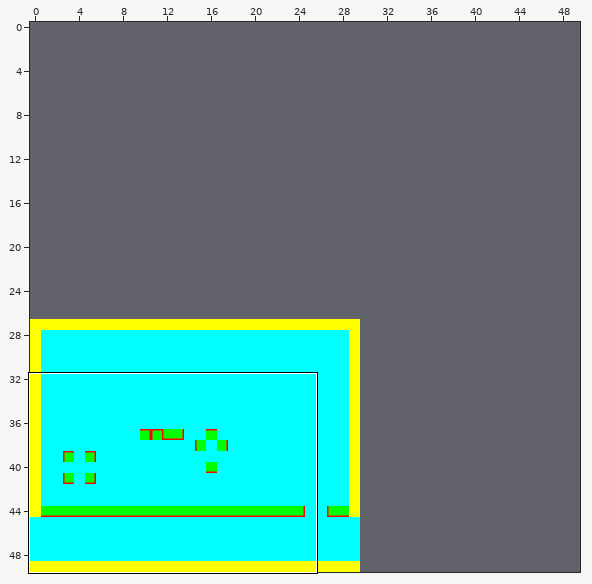
A Tiled map gets an edit: assets/map0.tmx. The picture above shows the old version from afar; the outline marks the close-up.
Close-up. Before the edit:
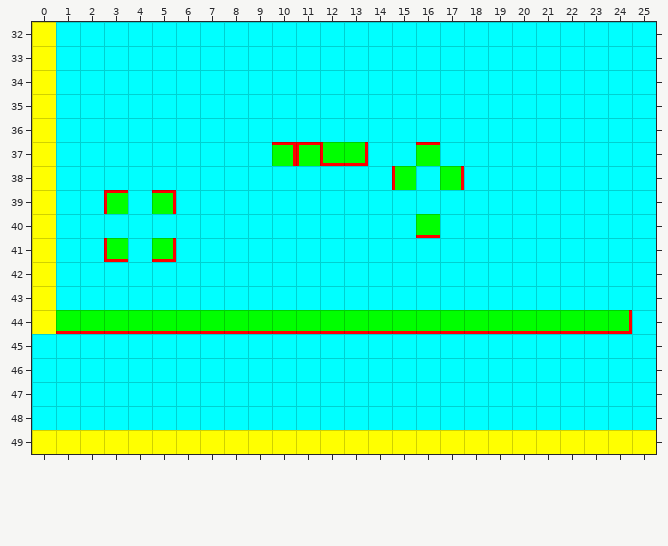
Cells are 16x16 px. Shown: x 0..25, y 32..49. The commit also changed other parts of the map, which this record leaves out. The old version is drawn lined up with the new one.
Now the later version:
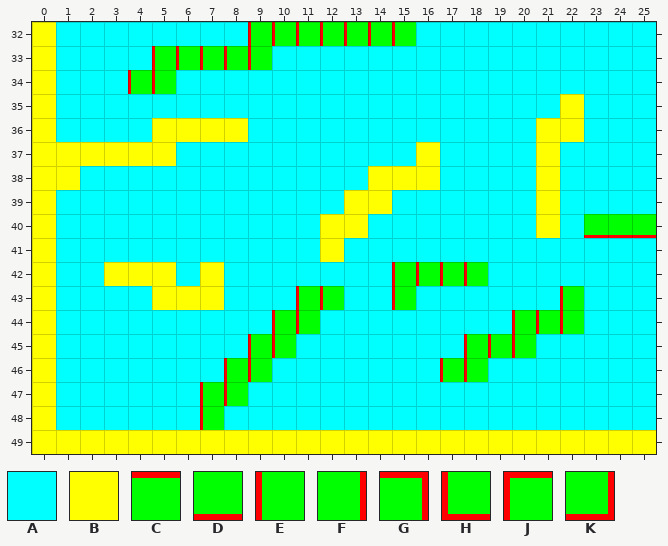
Key: from "Colisoes": A 0, B 1, C 2, D 2 flipped up-down, E 2 turned 270, F 2 turned 90, G 3, H 3 turned 180, J 3 turned 270, K 3 turned 90.
_ is an empty cell.
Changes in this commit:
map size 30x30 -> 50x50 cells (old content now starts at 0,27; both pictures use the new coordinates)
Layer "Camada de Blocos 1":
y 32: x 9..15 AAAAAAA -> EEEEEEE
y 33: x 5..9 AAAAA -> EEEEE
y 34: x 4..5 AA -> EE
y 35: x 22 A -> B
y 36: x 5..8 AAAA -> BBBB; x 21..22 AA -> BB
y 37: x 1..5 AAAAA -> BBBBB; x 10..13 GJHK -> AAAA; x 16 C -> B; x 21 A -> B
y 38: x 1 A -> B; x 14..17 AEAF -> BBBA; x 21 A -> B
y 39: x 3 J -> A; x 5 G -> A; x 13..14 AA -> BB; x 21 A -> B
y 40: x 12..13 AA -> BB; x 16 D -> A; x 21 A -> B; x 23..25 AAA -> DDD
y 41: x 3 H -> A; x 5 K -> A; x 12 A -> B
y 42: x 3..5 AAA -> BBB; x 7 A -> B; x 15..18 AAAA -> EEEE
y 43: x 5..7 AAA -> BBB; x 11..12 AA -> EE; x 15 A -> E; x 22 A -> E
y 44: x 1..24 DDDDDDDDDDDDDDDDDDDDDDDK -> AAAAAAAAAEEAAAAAAAAEEEAA
y 45: x 0 A -> B; x 9..10 AA -> EE; x 18..20 AAA -> EEE
y 46: x 0 A -> B; x 8..9 AA -> EE; x 17..18 AA -> EE
y 47: x 0 A -> B; x 7..8 AA -> EE
y 48: x 0 A -> B; x 7 A -> E
Boxes around the changes in both close-ups, in picture pixels (x1, y1, x2, y2):
changed: (128, 22, 416, 94)
changed: (32, 94, 656, 430)
